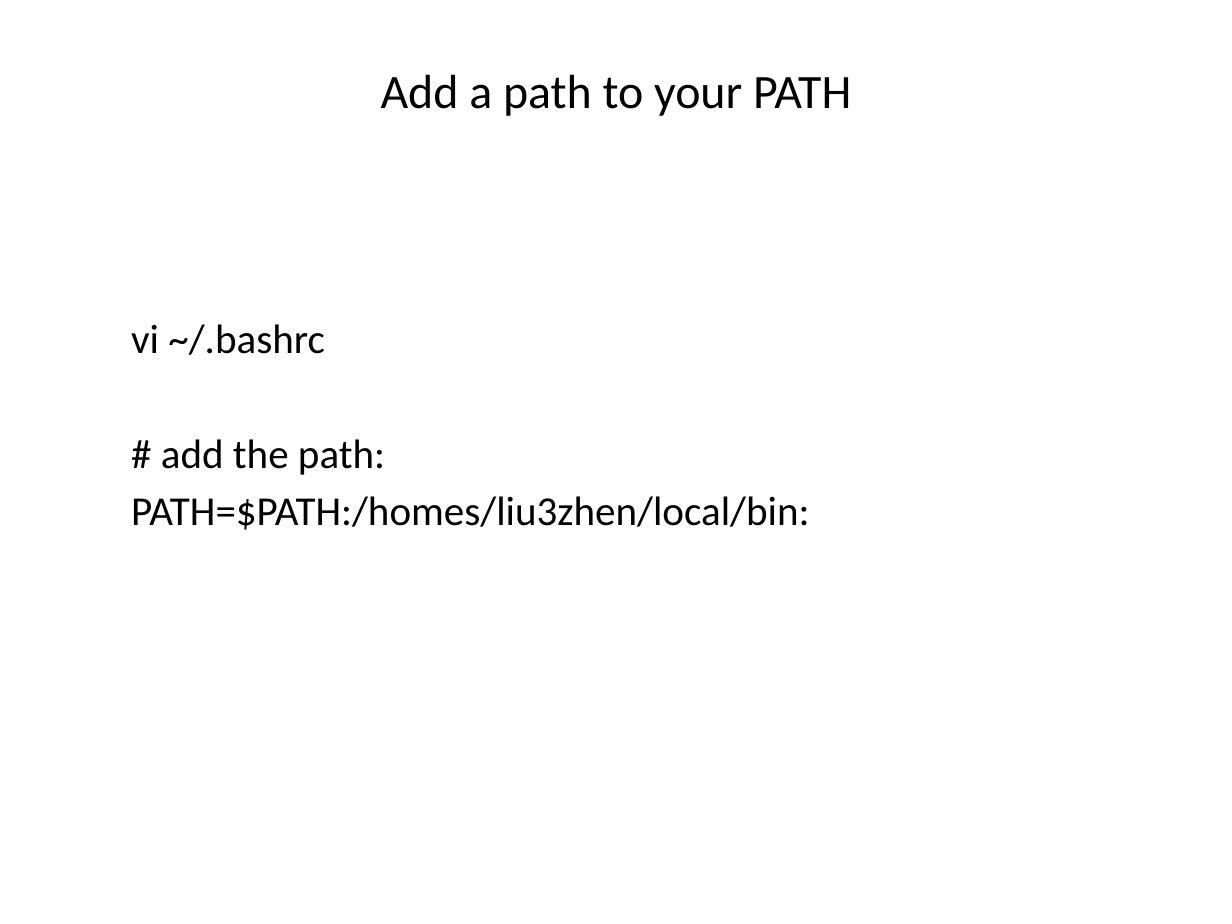
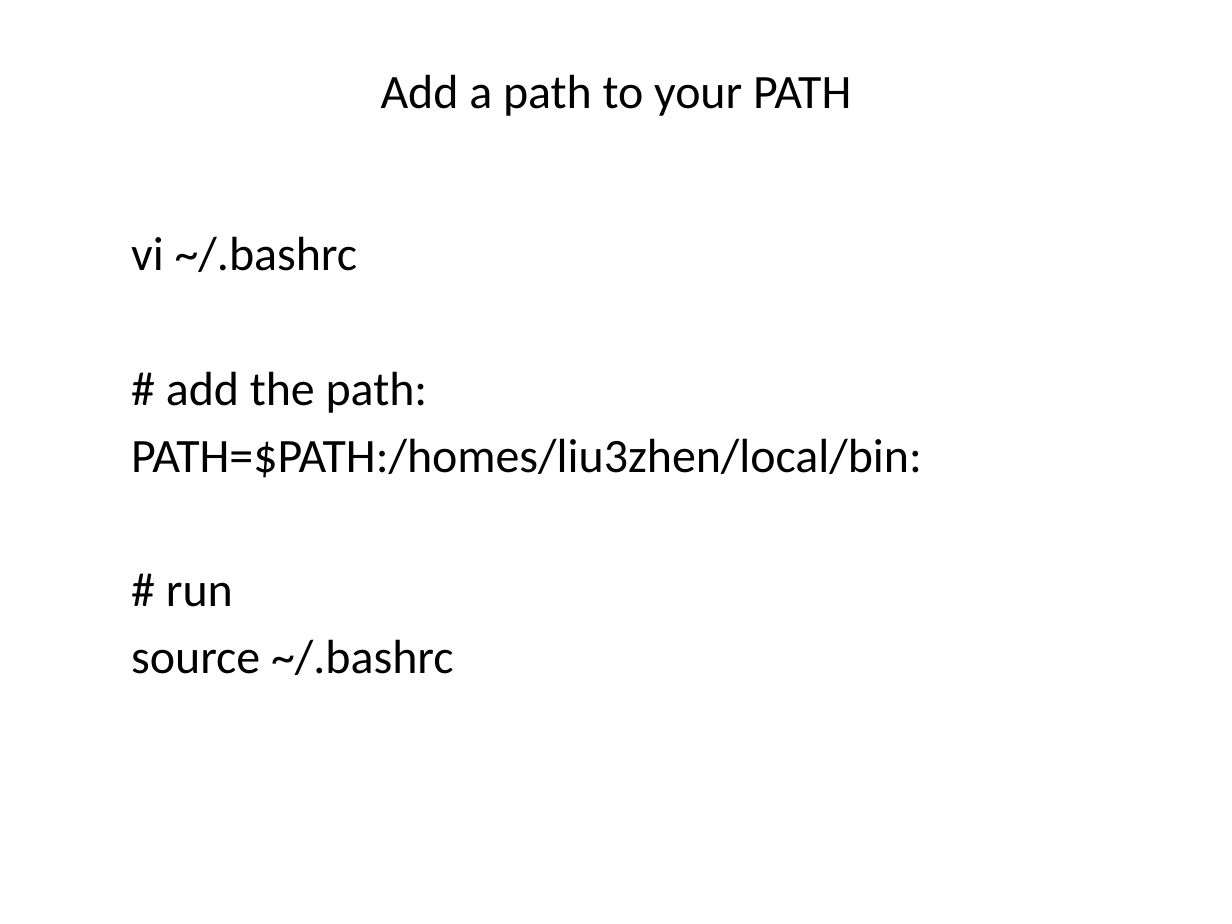
Before and after one commit to liu3zhenlab/teaching, a slide deck: slide 8 of PLPTH813Bioinformatis/2019/labs/lab05_NGS.pptx. Drawn at 1232x924 pixels with LibreOffice and Linux fonts; fonts in the diff are those of the drawing. Boxes give left, top, right and bottom in pixels: in the first picture for what was removed or moved away, otherwise in the second. Text is boxed around its words. In the diff, an @@ line names an element or a change of style, - is before the commit and + after.

```diff
--- a/PLPTH813Bioinformatis/2019/labs/lab05_NGS.pptx
+++ b/PLPTH813Bioinformatis/2019/labs/lab05_NGS.pptx
@@ text "vi ~/.bashrc" moved from (x1=131, y1=324, x2=809, y2=530) to (x1=131, y1=236, x2=922, y2=675) @@
@@ text at (x1=131, y1=236, x2=922, y2=478): size 24 to 28 pt in "vi ~/.bashrc", "# add the path:", "PATH=$PATH:/homes/liu3zhen/local/bin:" @@
@@ text at (x1=131, y1=582, x2=453, y2=675): paragraphs added @@
+# run
+source ~/.bashrc
```
Also in this commit, not shown: 2 other slides changed.
